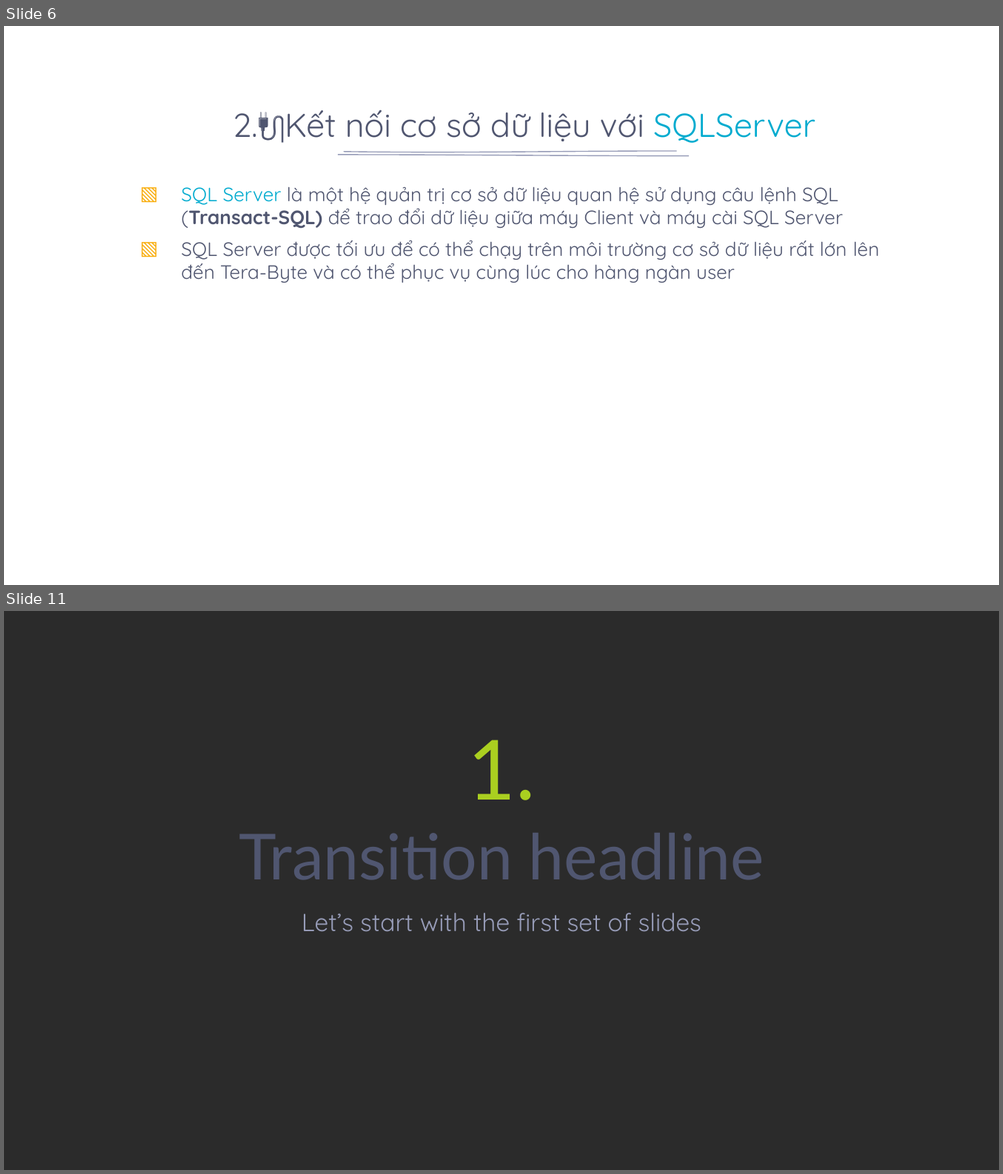
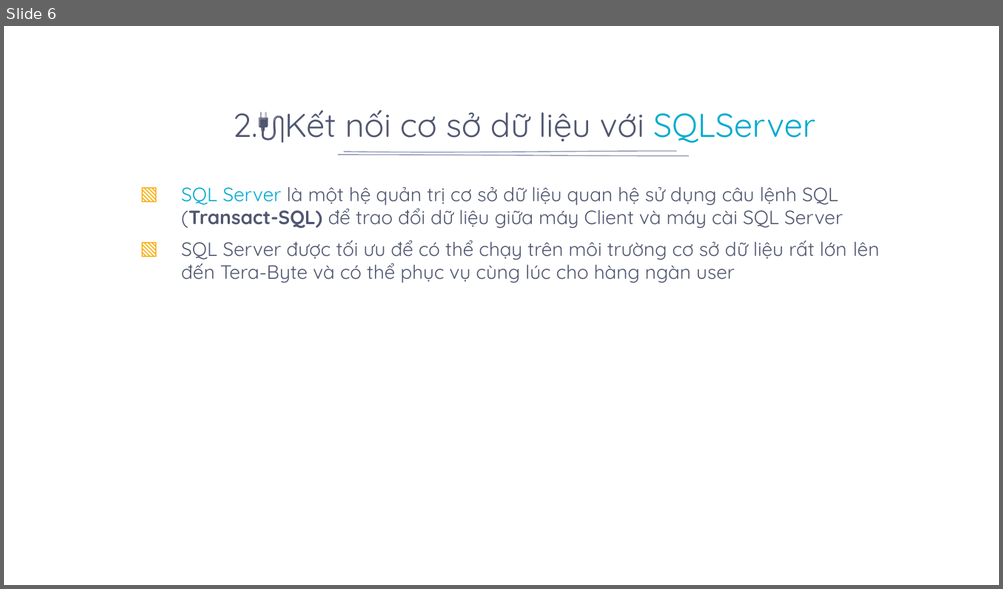
Before and after one commit to hoangtuyenblogger/Lap-trinh-web-Asp.net, a slide deck: Kết nối cơ sở dữ liệu/Kết nối CSDL.pptx. Shown one above the other, each under a label of ours: slides 6 and 11 before the commit, slide 6 after it; the slides between them are not shown. The pictures are 1003x1174 and 1003x589 pixels, drawn with LibreOffice and Linux fonts; fonts in the diff are those of the drawing; background and template pictures are left out; a plain dark background stands for a picture behind light text. Boxes give left, top, right and bottom in pixels: in the first picture for what was removed or moved away, otherwise in the second. Text is boxed around its words. In the diff, an @@ line names an element or a change of style, - is before the commit and + after.

```diff
--- a/Kết nối cơ sở dữ liệu/Kết nối CSDL.pptx
+++ b/Kết nối cơ sở dữ liệu/Kết nối CSDL.pptx
@@ slide 11 removed at (x1=4, y1=611, x2=999, y2=1170), background picture (left out) @@
@@ title removed at (x1=239, y1=740, x2=764, y2=880) @@
-1.
-Transition headline
@@ subtitle removed at (x1=301, y1=913, x2=701, y2=932) @@
-Let’s start with the first set of slides
```
Also in this commit, not shown: 5 slides changed, 5 slides added, 28 other slides removed.
